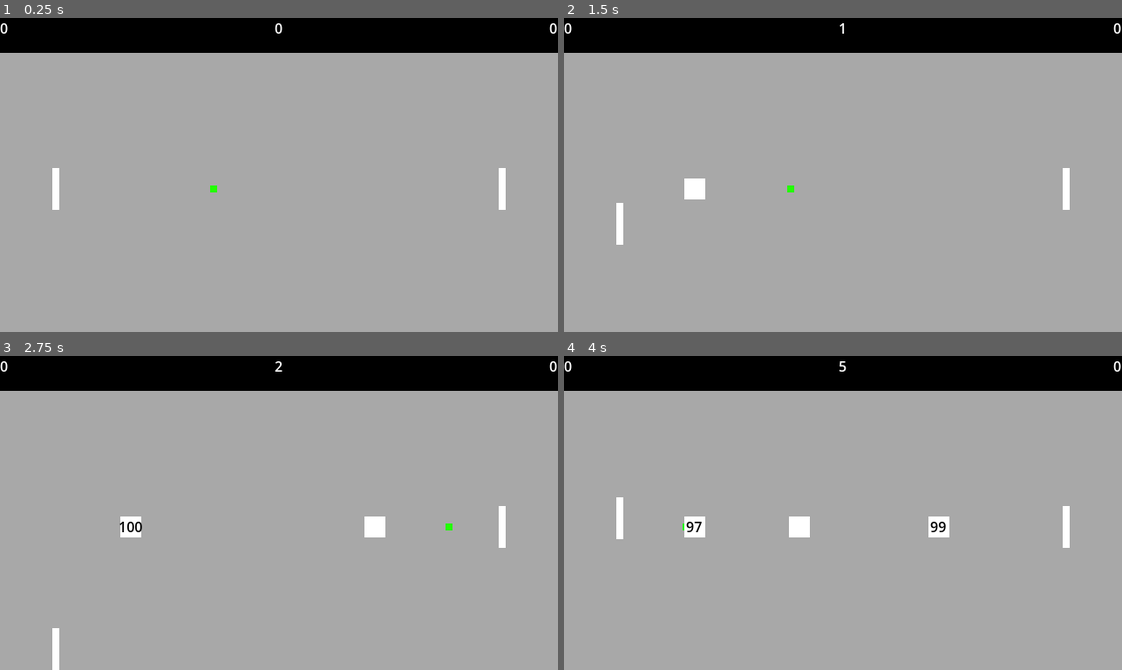
Above: before the commit, frames 1-4 (two rows, left to right).
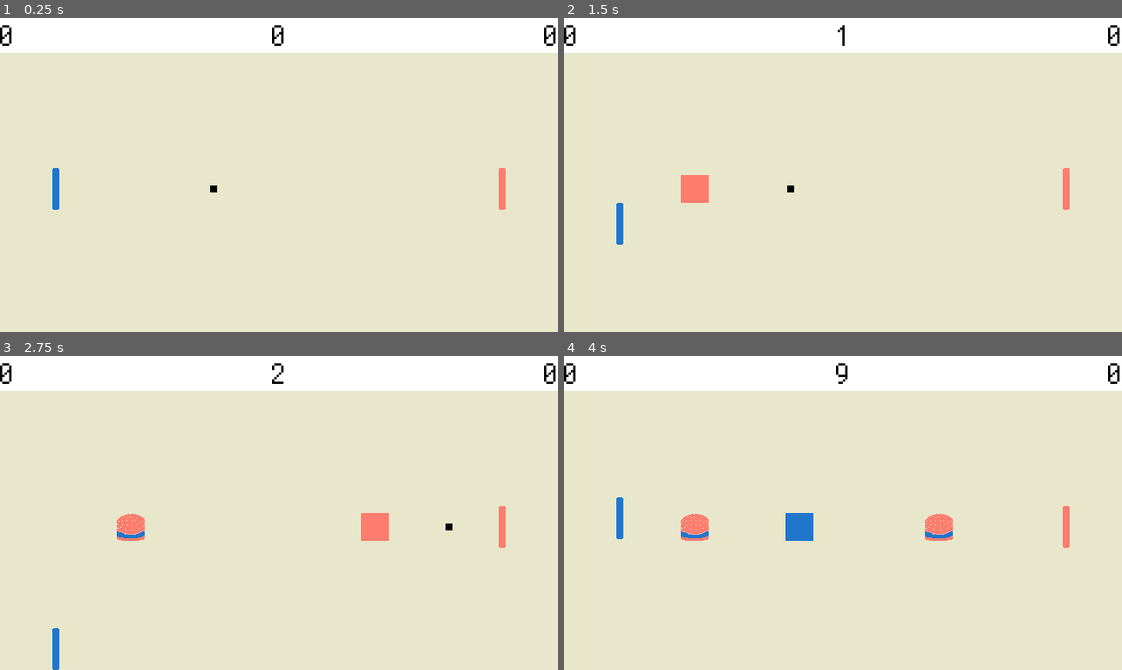
Above: after the commit, the same moments.

Repository: marcus-recto/burger-pong
Game: Godot game, scene res://main.tscn
The game is run twice, just before and just after one commit, with the same random seed, the same clock (stepped at 60 frames per second) and the same inputs.
Inputs:
- Up to frame 1 (0.25 s): no input
- Up to frame 2 (1.5 s): hold I (right_burger_request) 0.53-1.28 s; hold S (left_move_down) from 1.28 s (still down)
- Up to frame 3 (2.75 s): release S (left_move_down) at 2.03 s; hold I (right_burger_request) from 2.03 s (still down)
- Up to frame 4 (4 s): release I (right_burger_request) at 2.78 s; hold W (left_move_up) 2.78-3.53 s; hold E (left_burger_request) from 3.53 s (still down)

The runs differ from the first frame. In frame 1, 100% of the frame differs, in the area x 0-100%, y 0-100%; in frame 2, 100%; in frame 3, 100%; in frame 4, 100%.

Commit message:
visual upgrades

Diff:
--- a/burger.tscn
+++ b/burger.tscn
@@ -3,9 +3,12 @@
 [ext_resource type="Script" uid="uid://ckj6wbrg33pq2" path="res://src/burger.gd" id="1_nkn5y"]
 
 [sub_resource type="RectangleShape2D" id="RectangleShape2D_2apqw"]
+size = Vector2(32, 32)
 
 [node name="Burger" type="Area2D" unique_id=343852070]
 script = ExtResource("1_nkn5y")
+
+[node name="Sprite2D" type="Sprite2D" parent="." unique_id=909783684]
 
 [node name="CollisionShape2D" type="CollisionShape2D" parent="." unique_id=1176463703]
 shape = SubResource("RectangleShape2D_2apqw")
@@ -16,10 +19,10 @@
 anchor_top = 0.5
 anchor_right = 0.5
 anchor_bottom = 0.5
-offset_left = -12.0
-offset_top = -12.0
-offset_right = 12.0
-offset_bottom = 12.0
+offset_left = -16.0
+offset_top = -16.0
+offset_right = 16.0
+offset_bottom = 16.0
 grow_horizontal = 2
 grow_vertical = 2
 
@@ -27,15 +30,16 @@
 one_shot = true
 
 [node name="Label" type="Label" parent="." unique_id=769213533]
+visible = false
 anchors_preset = 8
 anchor_left = 0.5
 anchor_top = 0.5
 anchor_right = 0.5
 anchor_bottom = 0.5
 offset_left = -20.0
-offset_top = -12.0
+offset_top = -11.5
 offset_right = 20.0
-offset_bottom = 11.0
+offset_bottom = 11.5
 grow_horizontal = 2
 grow_vertical = 2
 theme_override_colors/font_color = Color(0, 0, 0, 1)
--- a/fry.tscn
+++ b/fry.tscn
@@ -1,12 +1,16 @@
 [gd_scene format=3 uid="uid://co5cbkgsrsj14"]
 
 [ext_resource type="Script" uid="uid://ojtd10alcyng" path="res://src/fry.gd" id="1_xqyxl"]
+[ext_resource type="Texture2D" uid="uid://c2sruriexbq7x" path="res://assets/fry_down.png" id="2_ih0c2"]
 
 [sub_resource type="RectangleShape2D" id="RectangleShape2D_2apqw"]
 size = Vector2(8, 40)
 
 [node name="Fry" type="Area2D" unique_id=1249415228]
 script = ExtResource("1_xqyxl")
+
+[node name="Sprite2D" type="Sprite2D" parent="." unique_id=1025945207]
+texture = ExtResource("2_ih0c2")
 
 [node name="ColorRect" type="ColorRect" parent="." unique_id=1582707318]
 anchors_preset = 8
--- a/main.tscn
+++ b/main.tscn
@@ -5,10 +5,14 @@
 [ext_resource type="Script" uid="uid://cw4jepaon6w7r" path="res://src/ball.gd" id="2_0xm2m"]
 [ext_resource type="Script" uid="uid://d0y6dwqx6fen2" path="res://src/floor_ceiling.gd" id="2_h2yge"]
 [ext_resource type="Script" uid="uid://haiw0qud5nql" path="res://src/reset.gd" id="3_1bvp3"]
+[ext_resource type="Texture2D" uid="uid://byynhqak5w6q2" path="res://assets/blue_paddle.png" id="3_dg77c"]
+[ext_resource type="Texture2D" uid="uid://b5dl630kad8m7" path="res://assets/red_paddle.png" id="4_ycdy4"]
 [ext_resource type="Script" uid="uid://d3k5aq5oddw1c" path="res://src/money.gd" id="5_lquwl"]
 [ext_resource type="Script" uid="uid://b2cx05w8y5qws" path="res://src/fry_money.gd" id="6_7mycd"]
 [ext_resource type="Script" uid="uid://cs2dlo3akgvfw" path="res://src/burger_money.gd" id="7_272bh"]
+[ext_resource type="Texture2D" uid="uid://cgcpam1acxkow" path="res://assets/flea.png" id="8_w48qg"]
 [ext_resource type="Script" uid="uid://df7hvpfra61q8" path="res://src/powerup.gd" id="9_kek77"]
+[ext_resource type="FontFile" uid="uid://dnq1ud78kcujl" path="res://assets/Silver.ttf" id="9_vivmo"]
 [ext_resource type="PackedScene" uid="uid://co5cbkgsrsj14" path="res://fry.tscn" id="10_4c57u"]
 [ext_resource type="PackedScene" uid="uid://cvasd7fx4r1vx" path="res://burger.tscn" id="11_efxa6"]
 
@@ -30,7 +34,7 @@
 [node name="Background" type="ColorRect" parent="." unique_id=1298852715]
 offset_right = 640.0
 offset_bottom = 360.0
-color = Color(0.6568553, 0.6568553, 0.6568553, 1)
+color = Color(0.9098039, 0.90588236, 0.79607844, 1)
 
 [node name="LeftPaddle" type="Area2D" parent="." unique_id=2065065392]
 position = Vector2(64, 196)
@@ -38,6 +42,7 @@
 metadata/_edit_group_ = true
 
 [node name="ColorRect" type="ColorRect" parent="LeftPaddle" unique_id=1098054330]
+visible = false
 anchors_preset = 8
 anchor_left = 0.5
 anchor_top = 0.5
@@ -53,12 +58,16 @@
 [node name="CollisionShape2D" type="CollisionShape2D" parent="LeftPaddle" unique_id=914581874]
 shape = SubResource("RectangleShape2D_2apqw")
 
+[node name="Sprite2D" type="Sprite2D" parent="LeftPaddle" unique_id=1403628710]
+texture = ExtResource("3_dg77c")
+
 [node name="RightPaddle" type="Area2D" parent="." unique_id=60260385]
 position = Vector2(576, 196)
 script = ExtResource("1_ig7tw")
 metadata/_edit_group_ = true
 
 [node name="ColorRect" type="ColorRect" parent="RightPaddle" unique_id=1283584371]
+visible = false
 anchors_preset = 8
 anchor_left = 0.5
 anchor_top = 0.5
@@ -74,6 +83,9 @@
 [node name="CollisionShape2D" type="CollisionShape2D" parent="RightPaddle" unique_id=1789851669]
 shape = SubResource("RectangleShape2D_2apqw")
 
+[node name="Sprite2D" type="Sprite2D" parent="RightPaddle" unique_id=1339673518]
+texture = ExtResource("4_ycdy4")
+
 [node name="Floor" type="Area2D" parent="." unique_id=399657289]
 position = Vector2(0, 360)
 script = ExtResource("2_h2yge")
@@ -88,7 +100,6 @@
 [node name="ColorRect" type="ColorRect" parent="Ceiling" unique_id=1103412825]
 offset_right = 640.0
 offset_bottom = 40.0
-color = Color(0, 0, 0, 1)
 
 [node name="CollisionShape2D" type="CollisionShape2D" parent="Ceiling" unique_id=519807780]
 visible = false
@@ -126,7 +137,7 @@
 offset_bottom = 4.0
 grow_horizontal = 2
 grow_vertical = 2
-color = Color(0.1333332, 1, 0, 1)
+color = Color(0, 0, 0, 1)
 
 [node name="CollisionShape2D" type="CollisionShape2D" parent="Ball" unique_id=1858080237]
 visible = false
@@ -134,6 +145,10 @@
 
 [node name="ResetTimer" type="Timer" parent="Ball" unique_id=568098393]
 wait_time = 5.0
+
+[node name="Sprite2D" type="Sprite2D" parent="Ball" unique_id=1765431754]
+visible = false
+texture = ExtResource("8_w48qg")
 
 [node name="Money" type="Label" parent="." unique_id=321928873]
 anchors_preset = 5
@@ -143,6 +158,9 @@
 offset_right = 20.0
 offset_bottom = 23.0
 grow_horizontal = 2
+theme_override_colors/font_color = Color(0, 0, 0, 1)
+theme_override_fonts/font = ExtResource("9_vivmo")
+theme_override_font_sizes/font_size = 50
 text = "100"
 horizontal_alignment = 1
 script = ExtResource("5_lquwl")
@@ -150,6 +168,9 @@
 [node name="FryMoney" type="Label" parent="." unique_id=2104772288]
 offset_right = 40.0
 offset_bottom = 23.0
+theme_override_colors/font_color = Color(0, 0, 0, 1)
+theme_override_fonts/font = ExtResource("9_vivmo")
+theme_override_font_sizes/font_size = 50
 text = "10"
 script = ExtResource("6_7mycd")
 
@@ -160,6 +181,9 @@
 offset_left = -40.0
 offset_bottom = 23.0
 grow_horizontal = 0
+theme_override_colors/font_color = Color(0, 0, 0, 1)
+theme_override_fonts/font = ExtResource("9_vivmo")
+theme_override_font_sizes/font_size = 50
 text = "100"
 horizontal_alignment = 2
 script = ExtResource("7_272bh")
--- a/project.godot
+++ b/project.godot
@@ -71,6 +71,7 @@
 
 [rendering]
 
+textures/canvas_textures/default_texture_filter=0
 rendering_device/driver.windows="d3d12"
 renderer/rendering_method="gl_compatibility"
 renderer/rendering_method.mobile="gl_compatibility"
--- a/src/ball.gd
+++ b/src/ball.gd
@@ -26,4 +26,5 @@
 	reset()
 
 func get_ball_pos():
-	data.set_powerup_position(position)
+	var powerup_pos = Vector2(int(position.x), int(position.y))
+	data.set_powerup_position(powerup_pos)
--- a/src/burger.gd
+++ b/src/burger.gd
@@ -5,10 +5,13 @@
 var timer:float
 var interval: float
 var health: int
+var texture:Texture2D
+var color:Color
 
 # Called when the node enters the scene tree for the first time.
 func _ready() -> void:
 	data = load("res://player_data.tres")
+	$ColorRect.color = color
 	health = data.burger_health
 	interval = data.burger_interval
 	timer = 0
@@ -16,6 +19,7 @@
 	$CollisionShape2D.disabled = true
 	$Label.visible = false
 	$SetupTimer.start()
+	$Sprite2D.texture = texture
 
 
 # Called every frame. 'delta' is the elapsed time since the previous frame.
@@ -30,7 +34,8 @@
 # end of setup cooldown
 func _on_setup_timer_timeout() -> void:
 	$CollisionShape2D.disabled = false
-	$Label.visible = true
+
+	$ColorRect.queue_free()
 
 # adds 1 to ball score and destroys itself if out of health
 func add_to_ball():
@@ -43,6 +48,7 @@
 	if area.name == "Ball":
 		ball_inside = true
 
+
 func _on_area_exited(area: Area2D) -> void:
 	if area.name == "Ball":
 		ball_inside = false
--- a/src/fry.gd
+++ b/src/fry.gd
@@ -3,22 +3,25 @@
 var hits
 signal bumped(ball:Ball)
 var ball_y = 0
+var texture:Texture2D   # set by powerup request
+var player_color
 
 var data:PlayerData
 # Called when the node enters the scene tree for the first time.
 func _ready() -> void:
 	data = load("res://player_data.tres")
 	hits = data.fry_health
-	$ColorRect.color = Color("Gray")
+	$ColorRect.color = player_color
 	$Timer.start()
 	var floor_node: FloorCeiling = get_node(data.floor_path)
 	var ceiling_node: FloorCeiling = get_node(data.ceiling_path)
 	bumped.connect(floor_node.adjust_ball)
 	bumped.connect(ceiling_node.adjust_ball)
+	$Sprite2D.texture = texture
 
 func _on_timer_timeout():
 	$CollisionShape2D.disabled = false
-	$ColorRect.color = Color("f7c100")
+	$ColorRect.queue_free()
 	$Timer.queue_free()
 	if position.x < data.min_fry_x or position.x > data.max_fry_x:
 		queue_free()
--- a/src/player_data.gd
+++ b/src/player_data.gd
@@ -16,6 +16,8 @@
 var floor_path
 var ceiling_path
 
+var player1_color = Color("2176cc")
+var player2_color = Color("ff7d6e")
 func get_left_score() -> int:
 	return left_score
 
--- a/src/powerup.gd
+++ b/src/powerup.gd
@@ -9,28 +9,39 @@
 @export var burger_scene:PackedScene
 var make_function:Callable
 
+var fry_texture
+var burger_texture
+var player_color:Color
+
 func _ready() -> void:
 	one_shot = true
 	if name == "FryTimer":
 		request_name = "left_fry_request"
 		make_function = make_fry
 		fry_ball_y = 1
+		fry_texture = load("res://assets/fry_down.png")
+		player_color = player_data.player1_color
 	elif name == "FryTimer2":
 		request_name = "right_fry_request"
 		fry_ball_y = -1
 		make_function = make_fry
+		fry_texture = load("res://assets/fry_up.png")
+		player_color = player_data.player2_color
 	elif name == "BurgerTimer":
 		request_name = "left_burger_request"
 		make_function = make_burger
+		burger_texture = load("res://assets/blueburger.png")
+		player_color = player_data.player1_color
 	else:
 		request_name = "right_burger_request"
 		make_function = make_burger
+		burger_texture = load("res://assets/redburger.png")
+		player_color = player_data.player2_color
 
 # Called every frame. 'delta' is the elapsed time since the previous frame.
 func _process(delta: float) -> void:
 	if Input.is_action_just_pressed(request_name):
 		if time_left == 0:
-			print(request_name)
 			start()
 			ball_position_request.emit()
 			make_function.call()
@@ -39,9 +50,13 @@
 	var fry: Area2D = fry_scene.instantiate()
 	fry.position = player_data.get_powerup_position()
 	fry.ball_y = fry_ball_y
+	fry.texture = fry_texture
+	fry.player_color = player_color
 	add_child(fry)
 
 func make_burger()->void:
 	var burger: Area2D = burger_scene.instantiate()
 	burger.position = player_data.get_powerup_position()
+	burger.texture = burger_texture
+	burger.color = player_color
 	add_child(burger)
Binary file added: assets/Silver.ttf
Not shown, added: assets/Silver.ttf.import
Binary file added: assets/blue_paddle.png
Not shown, added: assets/blue_paddle.png.import
Binary file added: assets/blueburger.png
Not shown, added: assets/blueburger.png.import
Binary file added: assets/flea.png
Not shown, added: assets/flea.png.import
Binary file added: assets/fry_down.png
Not shown, added: assets/fry_down.png.import
Binary file added: assets/fry_up.png
Not shown, added: assets/fry_up.png.import
(and 4 more such lines)
